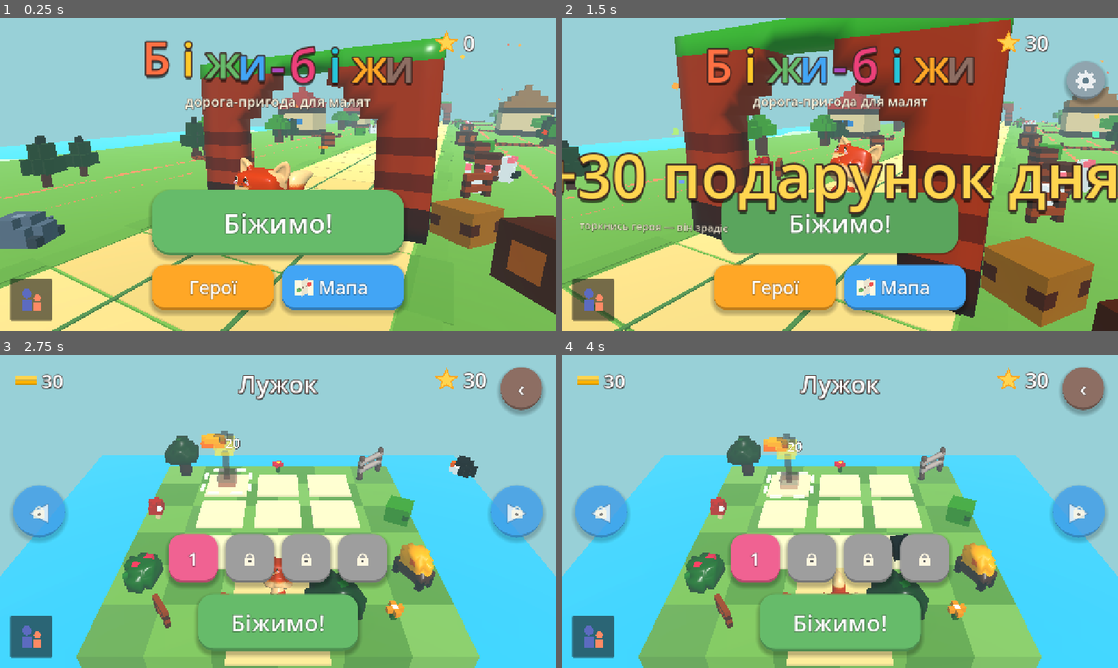
Above: before the commit, frames 1-4 (two rows, left to right).
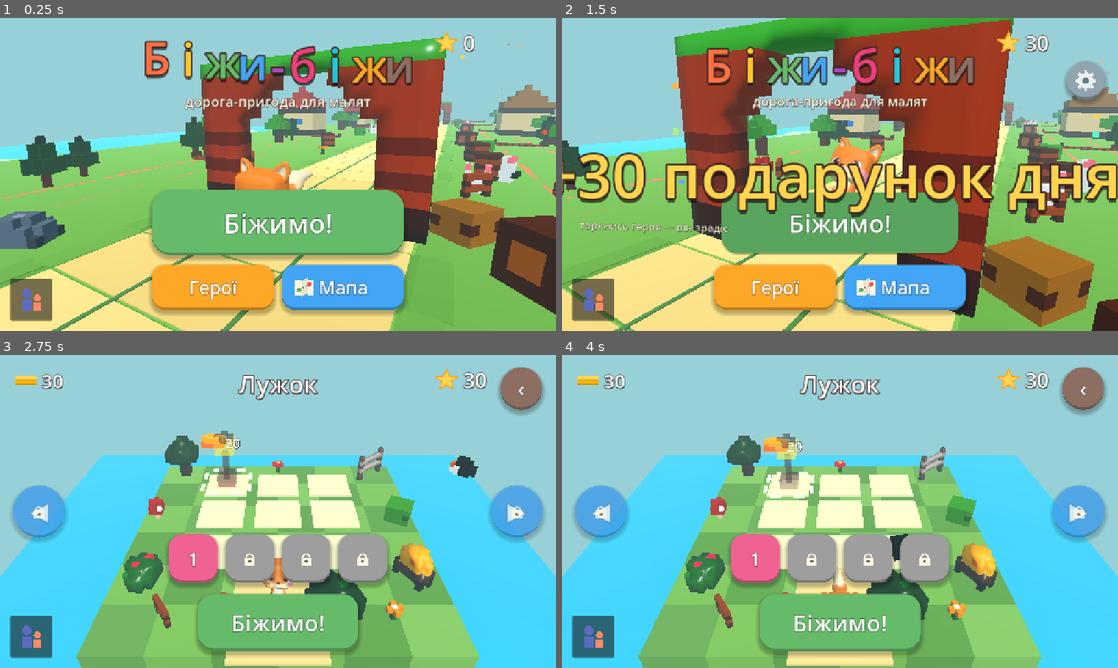
Above: after the commit, the same moments.

Repository: MykolaMamonchuk/MGP-01-run
Game: Godot game, scene res://src/run3d/run3d.tscn
Same seed, same stepped clock (60 frames per second), same inputs: the game is played once before the commit and once after it.
Inputs (mouse positions are in pixels of both pictures, inside the frame that each line leads up to):
- Up to frame 1 (0.25 s): no input
- Up to frame 2 (1.5 s): tap Enter at 0.5 s; move the mouse to (962, 158) at 0.52 s; hold Right 0.53-1.25 s; tap H at 0.6 s; click (962, 158) at 0.67 s; tap Space at 0.77, 1.07 s; drag from (728, 190) to (812, 237) at 1.27 s
- Up to frame 3 (2.75 s): move the mouse to (333, 442) at 2.02 s; hold Right from 2.03 s (still down); hold Shift from 2.03 s (still down); tap H at 2.3 s
- Up to frame 4 (4 s): release Right at 2.75 s; release Shift at 2.75 s; drag from (812, 574) to (673, 464) at 2.77 s; move the mouse to (1006, 558) at 3.52 s; hold Left from 3.53 s (still down); tap Ctrl at 3.6 s; tap Space at 3.77 s; tap H at 3.8 s

The runs differ from the first frame. In frame 1, 0.9% of the frame differs, in the area x 42-57%, y 44-55%; in frame 2, 0.7%; in frame 3, 0.3%; in frame 4, 0.2%.

Commit message:
fox: перейти на текстуровану Meshy-модель замість процедурного фарбування
Nick: "дуже багато чого не співпадає, хоча я дав скелетон + текстури" — і мав
рацію. Процедурне вершинне фарбування завжди наближення; коли є готова якісна
текстура під точний референс, дешевше й точніше показати саме її.

Нове поле heroes.json "rig_texture": true (разом із "rig": "fox_meshy",
assets/models/fox_meshy.glb — копія docs/refs/models/fox/fox_meshy.glb):
HeroRig.build() пропускає _paint() (лишається імпортований матеріал/UV),
Hero3D._build_rig() пропускає _build_face() (свої намальовані очі й рот були б
подвійними). Скелет і rig_bones лишаються потрібними — бігова анімація working
як і раніше, розкладка кісток нової моделі структурно ідентична вже розібраній
старій (спина форкається на передні лапки+голову, окремий форк на задні
лапки+хвіст), розклав за аналогією без повторного зорового перебору — прев'ю
підтвердило одразу (жодного [!], лапки збалансовані).

Ціна: fox більше не перефарбовується (скіни кольору недоступні для нього).
Свідомий вибір Nick саме для цього героя, не зміна правила для решти.

Co-Authored-By: Claude Sonnet 5 <noreply@anthropic.com>

Diff:
--- a/data/heroes.json
+++ b/data/heroes.json
@@ -7,11 +7,11 @@
 
   "lys":      {"name_uk": "Лиско",    "color": "#E0812E", "accent": "#F8DEBD", "mark": "#FF8F73", "feature": "fox",   "order": 0,
                "ear_inner": "#F8DEBD", "ear_outer": "#E0812E", "belly_color": "#F8DEBD",
-               "rig": "fox", "rig_front": "+z",
-               "rig_bones": {"hips": "Bone_003", "spine": "Bone_002", "neck": "Bone_026", "head": "Bone_025",
-                             "ear_l": "Bone_030", "ear_r": "Bone_028",
-                             "fl": "Bone_020", "fr": "Bone_024", "bl": "Bone_007", "br": "Bone_011",
-                             "tail": ["Bone_016", "Bone_015", "Bone_014", "Bone_013", "Bone_012"]},
+               "rig": "fox_meshy", "rig_texture": true, "rig_front": "+z",
+               "rig_bones": {"hips": "Bone_003", "spine": "Bone_002", "neck": "Bone_025", "head": "Bone_024",
+                             "ear_l": "Bone_029", "ear_r": "Bone_027",
+                             "fl": "Bone_019", "fr": "Bone_023", "bl": "Bone_011", "br": "Bone_007",
+                             "tail": ["Bone_015", "Bone_014", "Bone_013", "Bone_012"]},
                "rig_zones": {"muzzle_depth": 0.5, "muzzle_height": 0.4, "side_mark": false},
                "parts": {"body": "hero_body_lys_ai", "head": "hero_head_lys_ai", "leg": "hero_leg_lys_ai", "tail": "hero_tail_lys_ai", "ear": "hero_ear_lys_ai"},
                "power": {"id": "fox_leap", "name_uk": "Хитрий стрибок", "duration": 6.0, "charge": 100, "voice": "power_fox_leap"},
--- a/src/run3d/hero3d.gd
+++ b/src/run3d/hero3d.gd
@@ -580,7 +580,10 @@
 		_head.name = "Head"
 		_head.position = Vector3(0.0, NECK_Y, NECK_Z)
 		_body.add_child(_head)
-	_build_face()
+	# "rig_texture": модель уже має власне обличчя (Meshy-текстура) — не малюємо своє
+	# поверх, інакше вийдуть подвійні очі
+	if not r.has_own_texture():
+		_build_face()
 	return true
 
 
@@ -1551,8 +1554,9 @@
 		e.scale = Vector3(HIT_EYE_SCALE, HIT_EYE_SCALE, 1.0)
 	for p in _pupils:
 		p.scale = Vector3(HIT_PUPIL_SCALE, HIT_PUPIL_SCALE, 1.0)
-	_mouth.scale = Vector3(1.6, 2.4, 1.0)
-	_mouth.position.y = _mouth_y - 0.01
+	if is_instance_valid(_mouth):
+		_mouth.scale = Vector3(1.6, 2.4, 1.0)
+		_mouth.position.y = _mouth_y - 0.01
 	# відкинуло вбік на пів доріжки (у межах дороги)
 	if dir != 0:
 		x_target = clampf(x_target + float(dir) * LANE_W * HIT_SIDE_LANES, -x_limit(), x_limit())
--- a/src/run3d/hero_rig.gd
+++ b/src/run3d/hero_rig.gd
@@ -199,6 +199,9 @@
 var _lower_leg: Dictionary = {}
 var _style: Dictionary = {}    ## стиль розмальовки з `rig_style` (див. RigStyles)
 var _style_name := ""
+## "rig_texture" у heroes.json — модель уже готова текстурою (Meshy-рендер), _paint() і
+## власне мальоване обличчя Hero3D пропускаються (див. build()/has_own_texture()).
+var _has_own_texture := false
 var _model_to_skel := Transform3D.IDENTITY   ## координати моделі → координати скелета
 var _skel_unit := 1.0          ## одиниць скелета в одиниці моделі (імпортер .glb любить масштаб)
 var _head_box := AABB()        ## габарит вершин голови В КООРДИНАТАХ МОДЕЛІ
@@ -1187,7 +1190,12 @@
 	if OS.has_environment("RIG"):
 		_verts = verts
 		_colors = colors
-	_paint(verts, colors)
+	# "rig_texture": true — модель має власну готову текстуру (Meshy-рендер), яку хочемо
+	# показати як є, а не перефарбовувати вершинними кольорами. _paint() ставить свій
+	# material_override на кожен меш; пропускаємо його — лишається імпортований матеріал/UV.
+	_has_own_texture = bool(def.get("rig_texture", false))
+	if not _has_own_texture:
+		_paint(verts, colors)
 	_prepare_axes()
 	_calibrate_signs()
 	_build_anchors(verts)
@@ -2159,6 +2167,12 @@
 	return _zone_counts.duplicate()
 
 
+## true — модель має власну готову текстуру ("rig_texture" у heroes.json): Hero3D не
+## малює своє обличчя поверх (в моделі вже є очі/ніс/рот), _paint() не чіпав матеріал.
+func has_own_texture() -> bool:
+	return _has_own_texture
+
+
 ## Ім'я стилю розмальовки («unicorn») або "" — для прев'ю й тестів.
 func style_name() -> String:
 	return _style_name
--- a/tests/test_hero_rig.gd
+++ b/tests/test_hero_rig.gd
@@ -854,16 +854,16 @@
 	var lys: Dictionary = all.get("lys", {})
 	assert_false(lys.is_empty(), "герой lys є в даних")
 	var rig := String(lys.get("rig", ""))
-	assert_eq(rig, "fox", "у лисеняти заданий скелетний риг")
+	assert_eq(rig, "fox_meshy", "лисеня перейшло на текстуровану Meshy-модель (13.09.2026)")
+	assert_true(bool(lys.get("rig_texture", false)),
+		"rig_texture: власна текстура моделі, HeroRig._paint()/Hero3D._build_face() пропускаються")
 	var path := HeroRig.rig_path(rig)
 	assert_true(path.begins_with("res://assets/models/"), "модель лежить у res:// (інакше Godot її не імпортує)")
 	assert_true(path.ends_with(".glb"))
 	assert_true(lys.has("parts"), "parts лишились як запасний варіант, поки .glb не доїхав")
-	# розкладка кісток руками (автомапа плутала перед/зад — див. MEMORY.md): голова й обидва
-	# вуха виходять з окремого шийного розгалуження (Bone_026→025→027/028), передні лапки
-	# росли зі спини (Bone_020/024), а "хвіст" насправді висів на кістках передньої лапки.
-	# Окремих кісток писка/чубчика в моделі нема — ці зони фарбуються геометричним запасним
-	# варіантом (HeroRig.zone_for), як і грива/ріг у єдинорога.
+	# розкладка кісток руками — структурно аналогічна до попередньої (Bone-номери інші, та
+	# сама форма дерева: спина форкається на передні лапки + шию/вуха, окремий форк на
+	# задні лапки + хвіст). Дет.: docs/MEMORY.md
 	var bones: Dictionary = lys.get("rig_bones", {})
 	for role in ["hips", "spine", "neck", "head", "ear_l", "ear_r", "fl", "fr", "bl", "br", "tail"]:
 		assert_true(bones.has(role), "роль %s задана руками" % role)
Binary file added: assets/models/fox_meshy.glb
Not shown, added: assets/models/fox_meshy.glb.import
Binary file added: assets/models/fox_meshy_Image_0.jpg
Not shown, added: assets/models/fox_meshy_Image_0.jpg.import
Binary file added: assets/models/fox_meshy_Image_1.jpg
Not shown, added: assets/models/fox_meshy_Image_1.jpg.import
Binary file added: assets/models/fox_meshy_Image_2.jpg
Not shown, added: assets/models/fox_meshy_Image_2.jpg.import
Not shown, changed: docs/MEMORY.md
